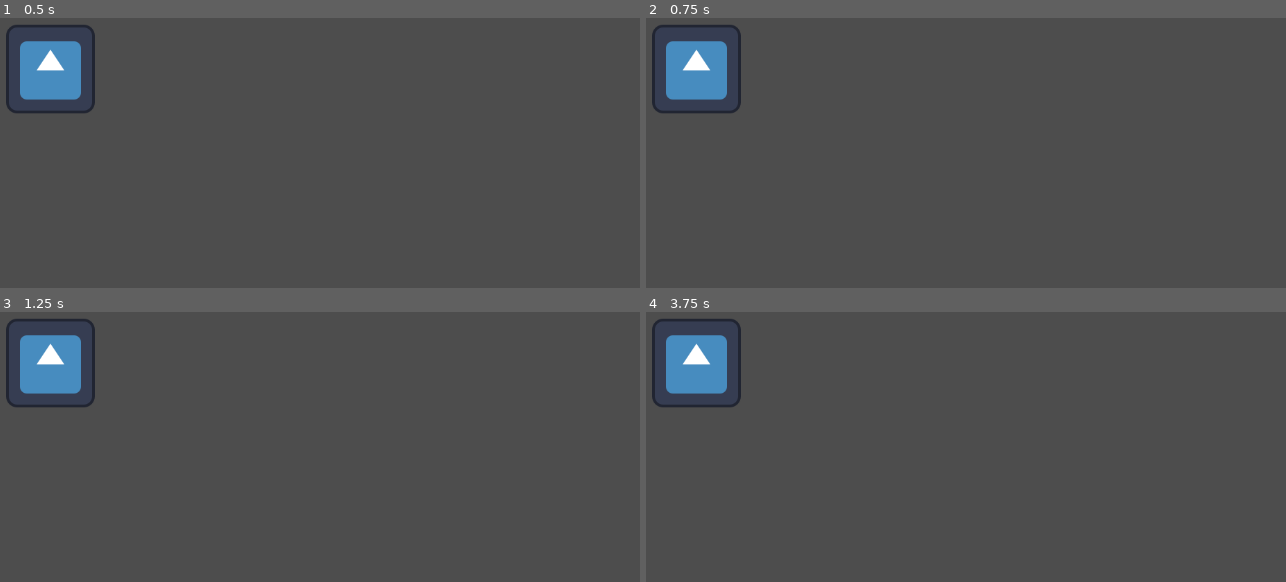
Above: before the commit, frames 1-4 (two rows, left to right).
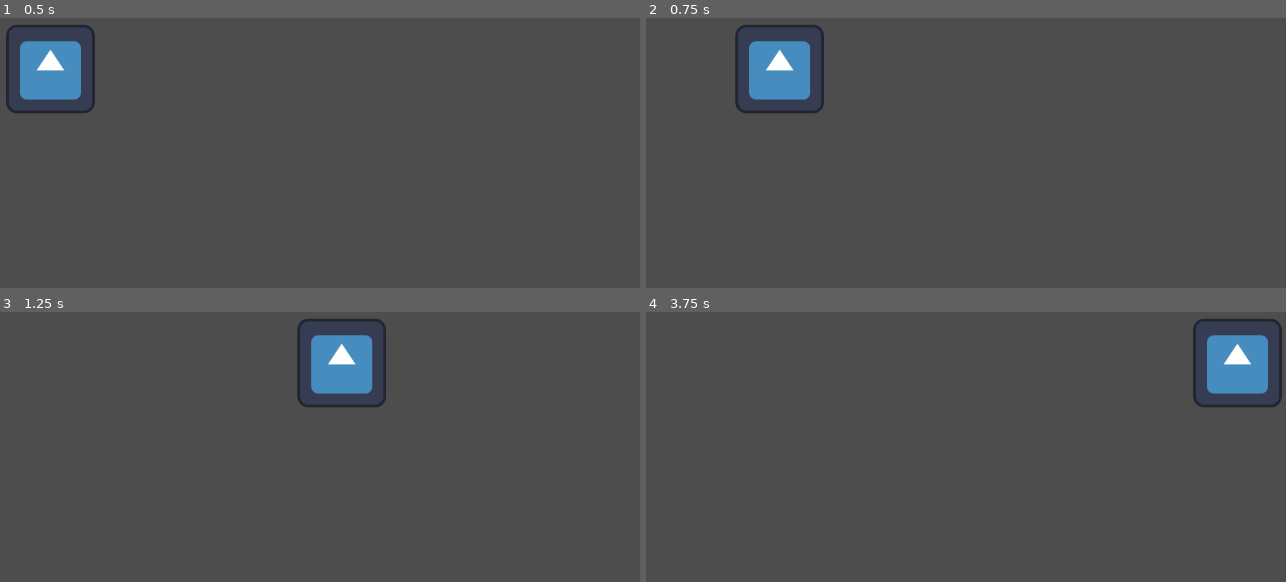
Above: after the commit, the same moments.

Repository: KarinaGante/BootcampSantander
Game: Godot game, scene res://world.tscn
The game is run twice, just before and just after one commit, with the same random seed, the same clock (stepped at 60 frames per second) and the same inputs. Before the commit the project has no main scene; this scene is started directly in both runs. The engine's default icon, where the game draws it, is replaced by a stand-in: a white triangle on a blue panel in a dark square.
Inputs:
- Up to frame 1 (0.5 s): no input
- Up to frame 2 (0.75 s): tap Enter at 0.5 s; hold Right (ui_right) from 0.53 s (still down)
- Up to frame 3 (1.25 s): keep holding Right (ui_right)
- Up to frame 4 (3.75 s): release Right (ui_right) at 1.28 s; hold Down (ui_down) 1.28-2.03 s; hold Right (ui_right) 2.03-2.78 s; tap Space at 2.75 s; hold Up (ui_up) 2.78-3.53 s; hold Left (ui_left) from 3.53 s (still down)

Frame 1 is identical in both runs. In frame 2, 5.2% of the frame differs, in the area x 0-28%, y 2-36%; in frame 3, 5.3%, in the area x 0-61%, y 2-36%; in frame 4, 5.3%.

Commit message:
Movimento do player com as teclas up, down, left, right

Diff:
--- a/Game Design com Godot/helloWorld/player.gd
+++ b/Game Design com Godot/helloWorld/player.gd
@@ -1,5 +1,6 @@
 extends Sprite2D
 
+@export var speed = 600.0
 
 # Called when the node enters the scene tree for the first time.
 func _ready():
@@ -8,4 +9,5 @@
 
 # Called every frame. 'delta' is the elapsed time since the previous frame.
 func _process(delta):
-	pass
+	var input = Input.get_vector("ui_left", "ui_right", "ui_up", "ui_down")
+	position += input * speed * delta
--- a/Game Design com Godot/helloWorld/project.godot
+++ b/Game Design com Godot/helloWorld/project.godot
@@ -11,5 +11,6 @@
 [application]
 
 config/name="helloWorld"
+run/main_scene="res://world.tscn"
 config/features=PackedStringArray("4.2", "Forward Plus")
 config/icon="res://icon.svg"
